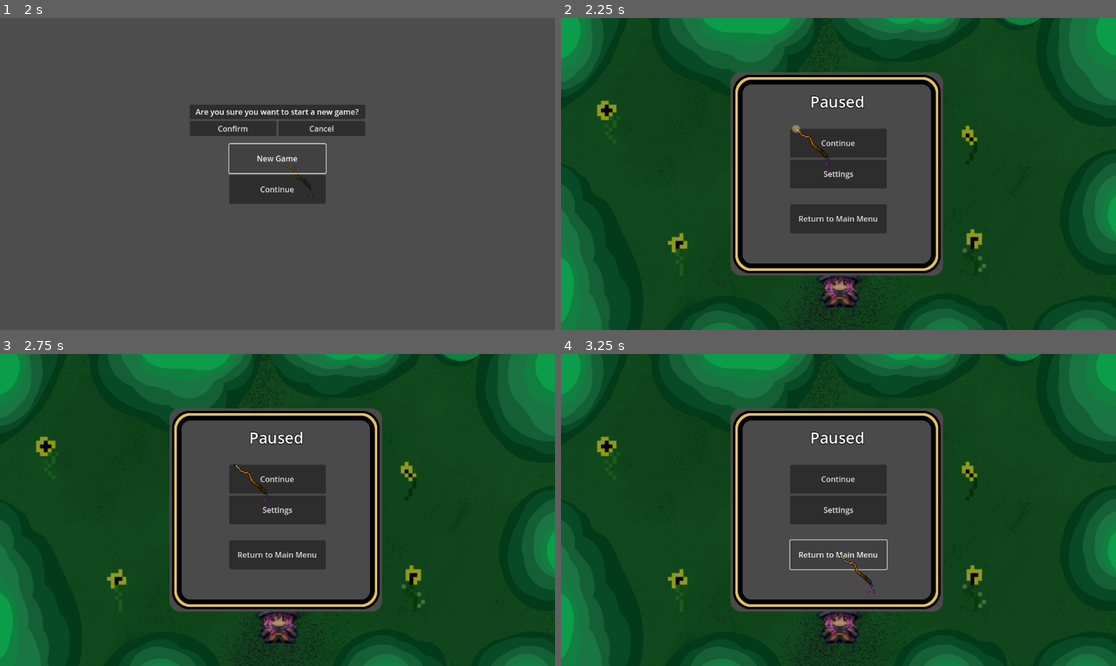
Above: before the commit, frames 1-4 (two rows, left to right).
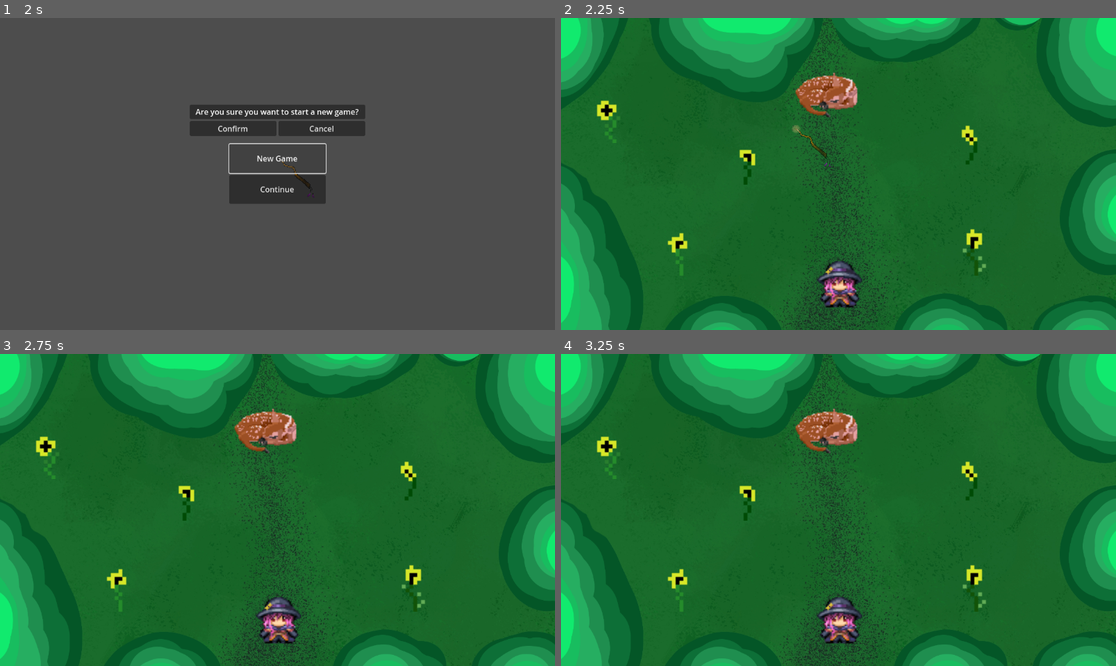
Above: after the commit, the same moments.

Repository: The-Witches-You-Know/witch-s-dream
Game: Godot game, scene res://packedscenes/Menu/menu_ui.tscn
The game is run twice, just before and just after one commit, with the same random seed, the same clock (stepped at 60 frames per second) and the same inputs. The engine's default icon, where the game draws it, is replaced by a stand-in: a white triangle on a blue panel in a dark square.
Inputs (mouse positions are in pixels of both pictures, inside the frame that each line leads up to):
- Up to frame 1 (2 s): click "New Game" at 0.5 s; click "New Game" at 1.25 s
- Up to frame 2 (2.25 s): click "Confirm" at 2 s
- Up to frame 3 (2.75 s): no input
- Up to frame 4 (3.25 s): click (838, 553) at 2.75 s, where only the run before the commit has a clickable "Return to Main Menu"

Frame 1 is identical in both runs. In frame 2, 99% of the frame differs, in the area x 0-100%, y 0-100%; in frame 3, 99%; in frame 4, 99%.

Commit message:
open pause menu on ESC button, continue / return buttons working; sceneLoading rework

Diff:
--- a/Main.tscn
+++ b/Main.tscn
@@ -1,5 +1,6 @@
-[gd_scene load_steps=24 format=3 uid="uid://do2clar5jx0l3"]
+[gd_scene load_steps=23 format=3 uid="uid://do2clar5jx0l3"]
 
+[ext_resource type="Script" path="res://scripts/gameScene.gd" id="1_41r3d"]
 [ext_resource type="Texture2D" uid="uid://beaogivrl50mm" path="res://backgrounds/forest_clearing.jpg" id="1_rpea1"]
 [ext_resource type="Script" path="res://scripts/interactables/flower.gd" id="2_jn7h2"]
 [ext_resource type="Texture2D" uid="uid://b4qj54sdud60i" path="res://backgrounds/clearing.png" id="2_v1tum"]
@@ -15,7 +16,6 @@
 [ext_resource type="Script" path="res://scripts/ui/pauseMenu.gd" id="16_tr0ek"]
 [ext_resource type="Texture2D" uid="uid://dn2cwcor5ife7" path="res://sprites/deer_downscaled.png" id="19_gb8gi"]
 [ext_resource type="PackedScene" uid="uid://i7v0l68exofs" path="res://packedscenes/LevelComponents/new_area.tscn" id="20_g5xpi"]
-[ext_resource type="PackedScene" uid="uid://crrsi7b34ay5v" path="res://packedscenes/Levels/temp_scene_2.tscn" id="21_r08me"]
 
 [sub_resource type="RectangleShape2D" id="RectangleShape2D_5a08c"]
 size = Vector2(460, 44.875)
@@ -40,8 +40,9 @@
 outline_size = 5
 outline_color = Color(0, 0, 0, 1)
 
-[node name="Node2D" type="Node2D"]
+[node name="GameScene" type="Node2D"]
 position = Vector2(531, 200)
+script = ExtResource("1_41r3d")
 
 [node name="Background" type="CanvasGroup" parent="."]
 
@@ -127,12 +128,12 @@
 [node name="NewArea" parent="." instance=ExtResource("20_g5xpi")]
 position = Vector2(44, 474)
 scale = Vector2(11.1916, -2.44544)
-next_scene = ExtResource("21_r08me")
 
 [node name="Player" parent="." instance=ExtResource("14_18y58")]
 
 [node name="PauseMenu" type="Sprite2D" parent="."]
 process_mode = 2
+visible = false
 z_index = 3
 position = Vector2(45, 124)
 texture = ExtResource("15_fiqmb")
--- a/packedscenes/Menu/menu_ui.tscn
+++ b/packedscenes/Menu/menu_ui.tscn
@@ -1,13 +1,12 @@
-[gd_scene load_steps=5 format=3 uid="uid://3l8ah71xs705"]
+[gd_scene load_steps=4 format=3 uid="uid://3l8ah71xs705"]
 
 [ext_resource type="PackedScene" uid="uid://v05h6xxurkyg" path="res://packedscenes/Menu/confirm_popup.tscn" id="1_1w22u"]
 [ext_resource type="Theme" uid="uid://bpib7d5jc2102" path="res://packedscenes/Menu/menu_theme.tres" id="1_gdvt1"]
 [ext_resource type="Script" path="res://scripts/ui/menu.gd" id="2_0srvy"]
-[ext_resource type="PackedScene" uid="uid://do2clar5jx0l3" path="res://Main.tscn" id="3_wkicm"]
 
 [node name="Menu" type="CanvasLayer"]
+process_mode = 3
 script = ExtResource("2_0srvy")
-starting_scene = ExtResource("3_wkicm")
 
 [node name="Menu-UI" type="Control" parent="."]
 layout_mode = 3
--- a/project.godot
+++ b/project.godot
@@ -21,6 +21,7 @@
 PickupTextLoader="*res://scripts/utilities/pickupTextLoader.gd"
 Cursor="*res://scripts/utilities/cursorLoader.gd"
 DialogueBox="*res://scripts/utilities/dialogueBoxLoader.gd"
+SceneLoader="*res://scripts/utilities/sceneLoader.gd"
 
 [input]
 
--- /dev/null
+++ b/scripts/gameScene.gd
@@ -0,0 +1,7 @@
+extends Node
+
+@onready var pauseMenu: PauseMenu = $PauseMenu
+
+func _input(ev):
+	if ev is InputEventKey and ev.keycode == KEY_ESCAPE and ev.pressed && !get_tree().paused:
+		pauseMenu.open()
--- a/scripts/interactables/change_scene.gd
+++ b/scripts/interactables/change_scene.gd
@@ -1,10 +1,5 @@
 extends Area2D
-
-@export var next_scene: PackedScene
 
 # Will only change scene for Nodes on the player physics layer
 func _on_area_entered(area):
-	call_deferred("change_scene")
-
-func change_scene():
-	get_tree().change_scene_to_packed(next_scene)
+	SceneLoader.gameScene2()
--- a/scripts/ui/menu.gd
+++ b/scripts/ui/menu.gd
@@ -1,6 +1,4 @@
 extends CanvasLayer
-
-@export var starting_scene: PackedScene
 
 func _ready():
 	$confirm_popup.visible = false
@@ -20,4 +18,4 @@
 
 func open_starting_scene():
 	Cursor.hide()
-	get_tree().change_scene_to_packed(starting_scene)
+	SceneLoader.gameScene()
--- a/scripts/ui/pauseMenu.gd
+++ b/scripts/ui/pauseMenu.gd
@@ -1,15 +1,19 @@
 extends Sprite2D
+
+class_name PauseMenu
 
 @onready var pauseMenuContent = $PauseMenuContent
 @onready var settingsMenuContent = $SettingsMenuContent
 
+func open():
+	get_tree().paused = true
+	visible = true
+	Cursor.show()
 
-func _ready():
-	get_tree().paused = true
 
 func _on_continue_button_pressed():
 	get_tree().paused = false
-	self.visible = false
+	visible = false
 	Cursor.hide()
 
 func _on_settings_button_pressed():
@@ -17,4 +21,4 @@
 	settingsMenuContent.visible = true
 
 func _on_main_menu_button_pressed():
-	pass
+	SceneLoader.menuScene()
--- a/scripts/utilities/cursorLoader.gd
+++ b/scripts/utilities/cursorLoader.gd
@@ -5,6 +5,7 @@
 
 # Called when the node enters the scene tree for the first time.
 func _ready():
+	process_mode = Node.PROCESS_MODE_ALWAYS
 	var node = ResourceLoader.load("res://packedscenes/Menu/cursor.tscn")
 	cursor = node.instantiate()
 	add_child(cursor)
--- /dev/null
+++ b/scripts/utilities/sceneLoader.gd
@@ -0,0 +1,34 @@
+extends Node
+
+class_name MySceneLoader
+var current_scene: Node = null
+
+var scenes = [
+	"res://packedscenes/Menu/menu_ui.tscn",
+	"res://Main.tscn",
+	"res://packedscenes/Levels/temp_scene_2.tscn"
+]
+
+# Called when the node enters the scene tree for the first time.
+func _ready():
+	process_mode = Node.PROCESS_MODE_ALWAYS
+	var root = get_tree().get_root()
+	current_scene = root.get_child(root.get_child_count() - 1)
+	print(current_scene)
+
+func menuScene():
+	call_deferred("_deferred_goto_scene", 0)
+func gameScene():
+	call_deferred("_deferred_goto_scene", 1)
+func gameScene2():
+	call_deferred("_deferred_goto_scene", 2)
+
+func _deferred_goto_scene(sceneNumber):
+	var s = ResourceLoader.load(scenes[sceneNumber])
+	current_scene.free()
+	current_scene = s.instantiate()
+	print("test")
+	print(current_scene)
+	get_tree().get_root().add_child(current_scene)
+	get_tree().set_current_scene(current_scene)
+	get_tree().paused = false
